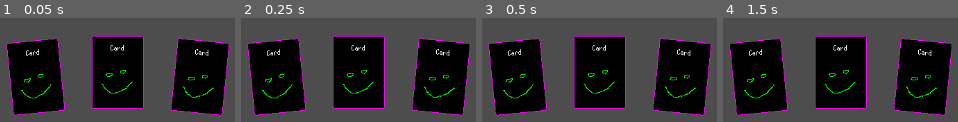
Above: before the commit, frames 1-4 (left to right).
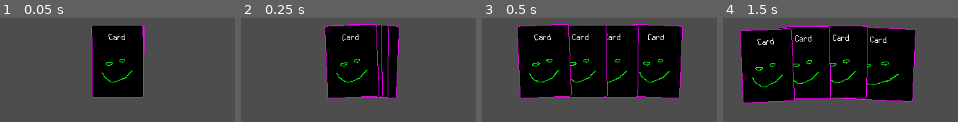
Above: after the commit, the same moments.

Repository: JensHulteberg/bubblejam_2025
Game: Godot game, scene res://scenes/card_hand.tscn
Two runs of this game, one before a commit and one after it. Both use one fixed random seed, a clock stepped at 60 frames per second and the inputs below. This scene is started directly instead of the project's main scene.
Inputs:
- Up to frame 1 (0.05 s): no input
- Up to frame 2 (0.25 s): no input
- Up to frame 3 (0.5 s): no input
- Up to frame 4 (1.5 s): tap Enter at 1.25 s

The runs differ from the first frame. In frame 1, 38% of the frame differs, in the area x 2-98%, y 6-95%; in frame 2, 45%; in frame 3, 50%, in the area x 2-98%, y 5-95%; in frame 4, 47%.

Commit message:
Some kind of card animation

Diff:
--- a/project/scenes/card.tscn
+++ b/project/scenes/card.tscn
@@ -52,7 +52,7 @@
 [node name="CardTitleLabel" type="RichTextLabel" parent="MarginContainer/VBoxContainer/MarginContainer"]
 layout_mode = 2
 theme_override_fonts/normal_font = ExtResource("2_80mig")
-theme_override_font_sizes/normal_font_size = 16
+theme_override_font_sizes/normal_font_size = 19
 bbcode_enabled = true
 text = "[center]Card[/center]"
 
--- a/project/scenes/card_animation_example.tscn
+++ b/project/scenes/card_animation_example.tscn
@@ -83,7 +83,7 @@
 grow_horizontal = 1
 grow_vertical = 1
 rotation = -0.261799
-pivot_offset = Vector2(37.5, 52.5)
+pivot_offset = Vector2(37.5, 70)
 
 [node name="AnimationPlayer" type="AnimationPlayer" parent="."]
 libraries = {
--- a/project/scenes/card_hand.tscn
+++ b/project/scenes/card_hand.tscn
@@ -5,12 +5,12 @@
 [node name="CardHand" type="Control"]
 layout_mode = 3
 anchor_left = 0.05
-anchor_top = 0.65
-anchor_right = 0.95
+anchor_top = 0.6
+anchor_right = 0.951
 anchor_bottom = 1.0
-offset_left = 0.0719986
-offset_top = -0.240021
-offset_right = 0.319946
+offset_left = 0.399998
+offset_top = 0.264008
+offset_right = -0.552002
 grow_horizontal = 2
 grow_vertical = 2
 script = ExtResource("1_0d3af")
--- a/project/scripts/card.gd
+++ b/project/scripts/card.gd
@@ -12,7 +12,7 @@
 func _ready():
 	_sync()
 	pivot_offset.x = custom_minimum_size.x / 2
-	pivot_offset.y = custom_minimum_size.y / 2
+	pivot_offset.y = custom_minimum_size.y
 
 func _process(delta: float):
 	if Engine.is_editor_hint():
--- a/project/scripts/card_hand.gd
+++ b/project/scripts/card_hand.gd
@@ -1,9 +1,9 @@
 extends Control
 
 const MAX_NUM_CARDS: int = 7
-const MAX_ROT: float = 20.0
-const MAX_X_OFFSET: float = 0.4
-const MAX_Y_OFFSET: float = 0.1
+const MAX_ROT: float = 5.0
+const MAX_X_OFFSET: float = 0.2
+const MAX_Y_OFFSET: float = 0.05
 
 var cards: Array[Card]
 
@@ -14,15 +14,24 @@
 	add_card(example_card.instantiate())
 	add_card(example_card.instantiate())
 	add_card(example_card.instantiate())
+	add_card(example_card.instantiate())
 
 
 func add_card(card: Card):
 	if cards.size() == MAX_NUM_CARDS:
 		return false
 
+	card.rotation_degrees = 0
+	card.anchor_left = 0.5
+	card.anchor_right = 0.5
+	card.anchor_top = 0.5
+	card.anchor_bottom = 0.5
+
 	cards.append(card)
 	add_child(card)
 	visualize()
+
+	return true
 
 
 func visualize():
@@ -34,14 +43,17 @@
 func _visualize_card(index: int, card: Card):
 	var mid_point = (cards.size() - 1) / 2.0
 	var index_offset = mid_point - index
-	var offset_float = index_offset / (MAX_NUM_CARDS / 2.0)
+	var offset_float = index_offset / ((MAX_NUM_CARDS - 1) / 2.0)
 
 	var rot = MAX_ROT * offset_float
-	card.rotation_degrees = rot
 
 	var x = 0.5 + offset_float * MAX_X_OFFSET
 	var y = 0.5 + abs(offset_float) * MAX_Y_OFFSET
-	card.anchor_left = x
-	card.anchor_right = x
-	card.anchor_top = y
-	card.anchor_bottom = y
+
+	var duration = 0.2
+	var tween = get_tree().create_tween().set_trans(Tween.TRANS_SINE)
+	tween.tween_property(card, "rotation_degrees", rot, duration)
+	tween.tween_property(card, "anchor_left", x, duration)
+	tween.tween_property(card, "anchor_right", x, duration)
+	tween.tween_property(card, "anchor_top", y, duration)
+	tween.tween_property(card, "anchor_bottom", y, duration)
